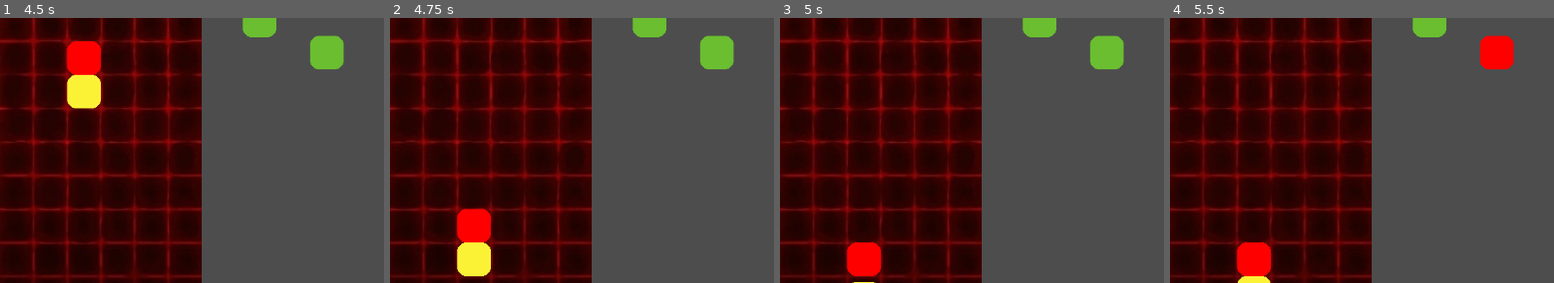
Above: before the commit, frames 1-4 (left to right).
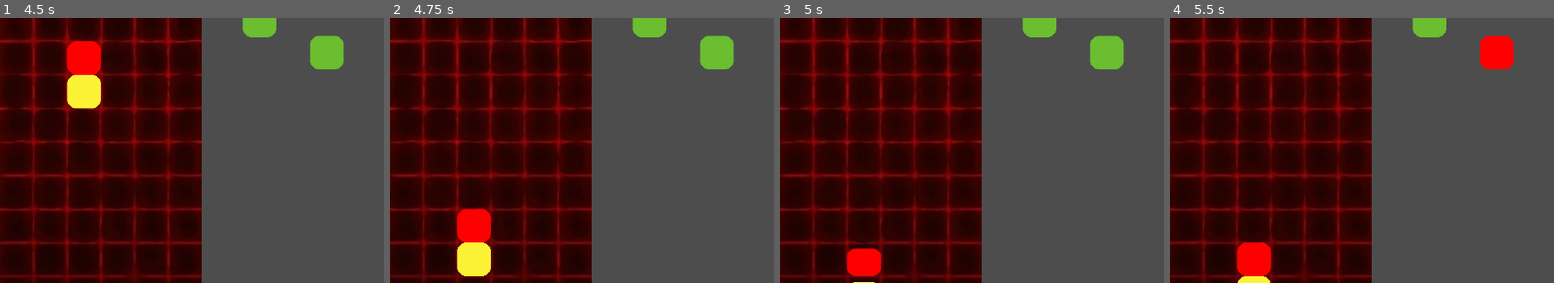
Above: after the commit, the same moments.

Repository: MarGamaDev/PuyoPuyoLike
Game: Godot game, scene res://Scenes/combat.tscn
Same seed, same stepped clock (60 frames per second), same inputs: the game is played once before the commit and once after it. The engine's default icon, where the game draws it, is replaced by a stand-in: a white triangle on a blue panel in a dark square.
Inputs:
- Up to frame 1 (4.5 s): click "start" at 0.5 s; click "drop junk" at 1.25 s; click "Reset" at 2 s; click "start" at 2.75 s; tap Enter at 3.5 s; hold D (puyo_right) 3.53-4.28 s; tap 1 (TESTING_player_spawn) at 3.6 s; tap Space at 4.25 s; hold S (puyo_down) from 4.28 s (still down); tap J (puyo_rotate) at 4.35 s
- Up to frame 2 (4.75 s): keep holding S (puyo_down)
- Up to frame 3 (5 s): keep holding S (puyo_down)
- Up to frame 4 (5.5 s): release S (puyo_down) at 5.03 s; hold D (puyo_right) from 5.03 s (still down); tap 1 (TESTING_player_spawn) at 5.1 s
The pictures show only the part of the screen within x 0-50%, y 15-65%; the shares and areas given below are measured in that part.

Frames 1-2 are identical in both runs. In frame 3, 0.2% of the frame differs, in the area x 17-27%, y 84-98%; in frame 4, nothing differs.

Commit message:
fixed squash animation playing only on one of the player puyos when they fall rotated vertically

Diff:
--- a/scripts/grid_manager.gd
+++ b/scripts/grid_manager.gd
@@ -459,7 +459,7 @@
 			new_puyo.set_type(new_puyo_base.get_type())
 			node_to_fill.add_child(new_puyo)
 			node_to_fill.set_puyo(new_puyo)
-			if !(check_next_move([next_moves[i]])):
+			if (!(check_next_move([next_moves[i]]))) or player_rotation == 1 or player_rotation == 3:
 				to_play_drop_anims.append(node_to_fill.puyo)
 			player_puyos[i].queue_free()
 		player_puyos.clear()
